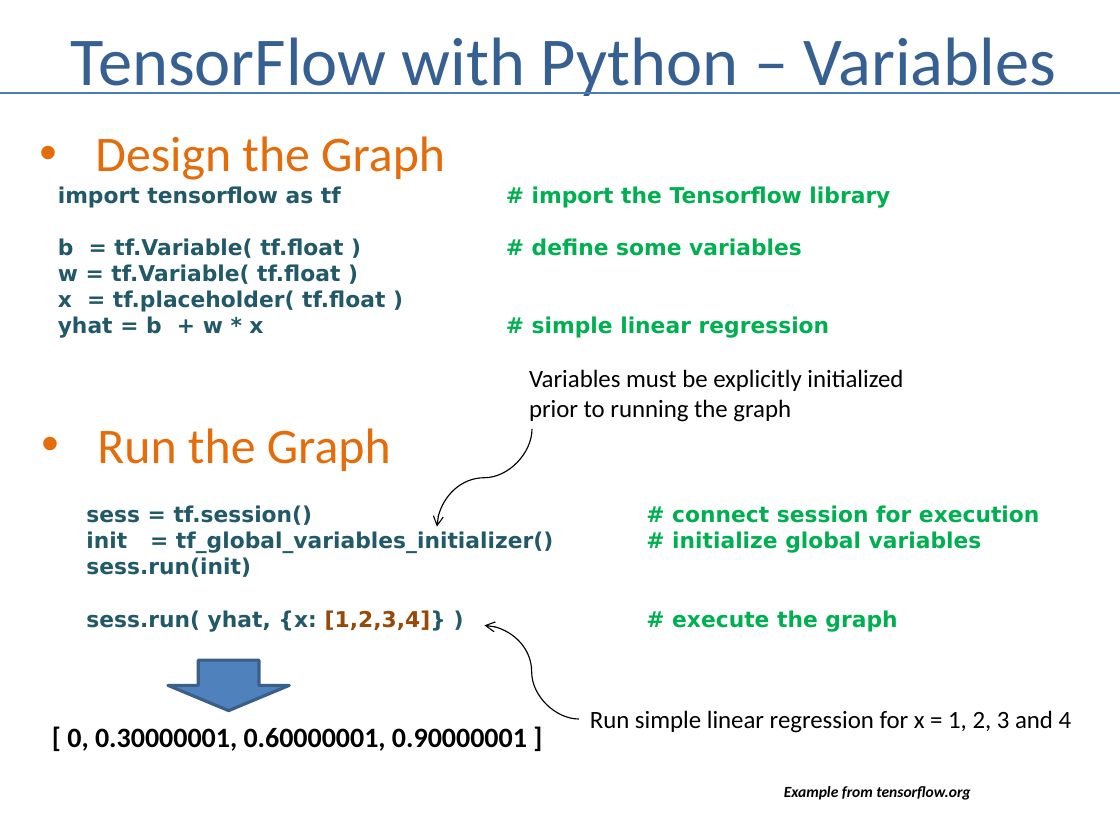
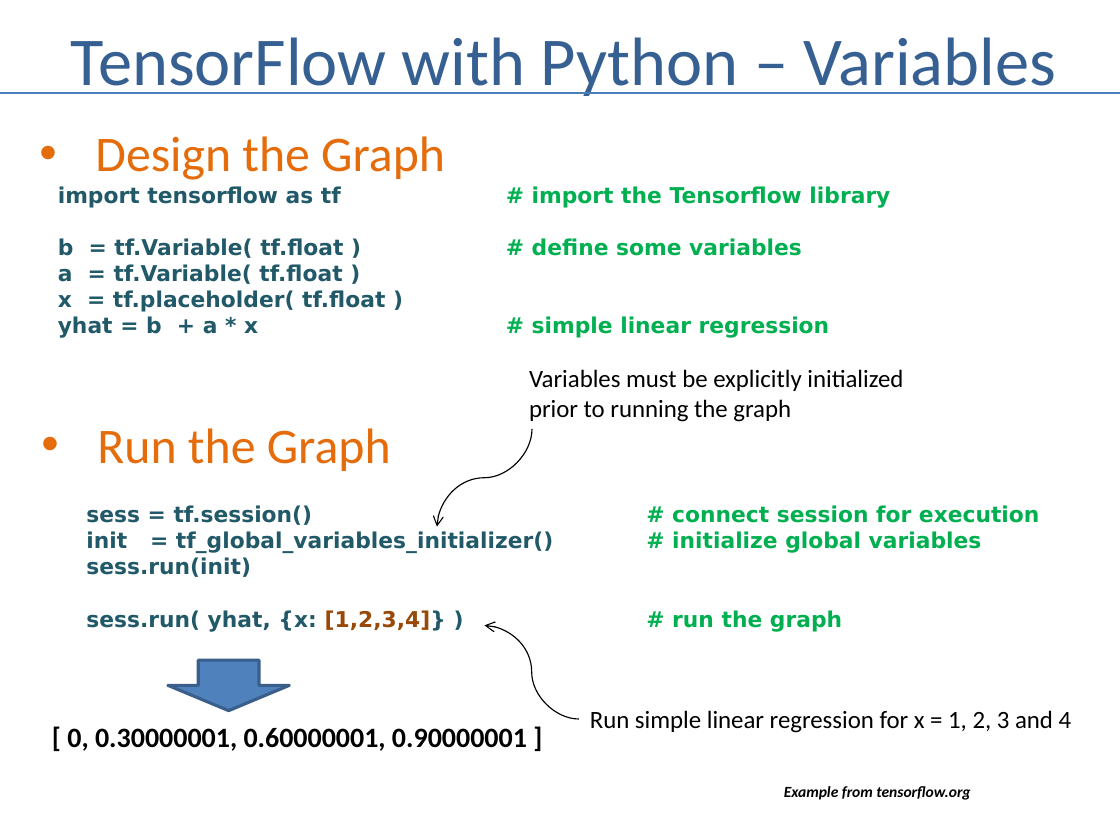
Before and after one commit to andrewferlitsch/Portland-Data-Science-Group, a slide deck: slide 16 of Presentations/ML Tensorflow Intro.pptx. Drawn at 1120x840 pixels with LibreOffice and Linux fonts; fonts in the diff are those of the drawing. Boxes give left, top, right and bottom in pixels: in the first picture for what was removed or moved away, otherwise in the second. Text is boxed around its words. In the diff, an @@ line names an element or a change of style, - is before the commit and + after.

Commit message:
fix typos

```diff
--- a/Presentations/ML Tensorflow Intro.pptx
+++ b/Presentations/ML Tensorflow Intro.pptx
@@ text at (58, 264, 342, 284): text changed @@
-w = tf.Variable( tf.float )
+a = tf.Variable( tf.float )
@@ text at (58, 316, 830, 338): text changed @@
-yhat = b + w * x # simple linear regression
+yhat = b + a * x # simple linear regression
@@ text at (86, 610, 842, 632): text changed @@
-sess.run( yhat, {x: [1,2,3,4]} ) # execute the graph
+sess.run( yhat, {x: [1,2,3,4]} ) # run the graph
```
Also in this commit, not shown: 7 other slides changed.
